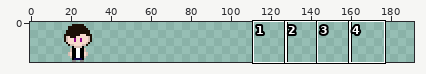
Pixel-art file, stored at beta_sprites/ash.ase. The picture above shows the old version from afar; the outline marks the close-up.
Close-up. Earlier state:
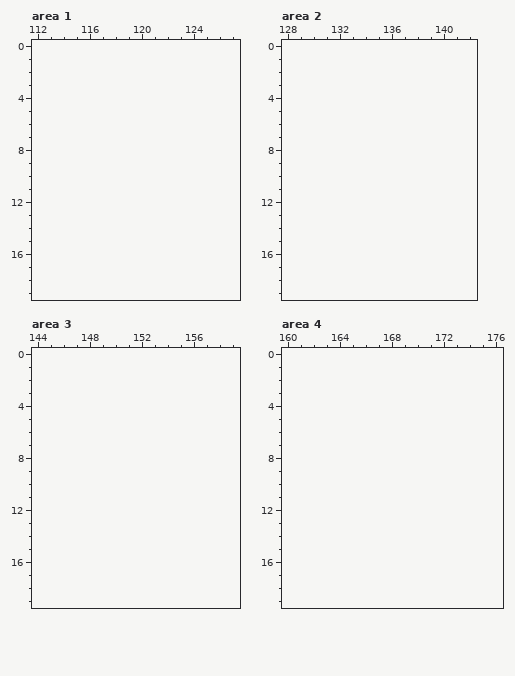
16x20 pixels, 1 frame. Shown: area 1: x 112..127, y 0..19; area 2: x 128..142, y 0..19; area 3: x 144..159, y 0..19; area 4: x 160..176, y 0..19. The old version is drawn lined up with the new one, on the new canvas. The commit also changed other parts of the picture, which this record leaves out.
The result:
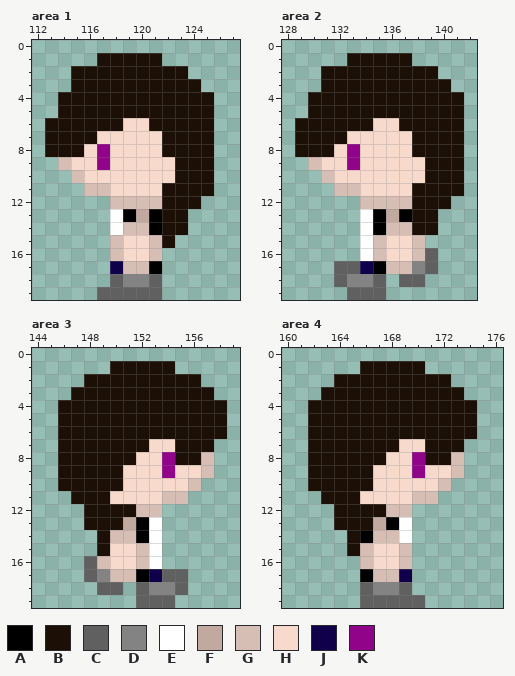
Palette (. is transparent): A #000000  B #1c0f06  C #606060  D #838383  E #ffffff  F #c1a99f  G #d6beb4  H #f8dacd  J #10004c  K #910389
The edit:
canvas 16x20 -> 192x20, the old top-left corner now at 16,0
Changed rows in their new state; - is an unchanged pixel.
Area 1:
first column x 113:
 1 ----BBBBB----
 2 --BBBBBBBBB--
 3 --BBBBBBBBBB-
 4 -BBBBBBBBBBBB
 5 -BBBBBBBBBBBB
 6 BBBBBBHHBBBBB
 7 BBBBHHHHHBBBB
 8 BBBHKHHHHBBBB
 9 -GHHKHHHHHBBB
10 --GHHHHHHHBBB
11 ---GGHHHHBBBB
12 -----GGGGBBB-
13 -----EAFABB--
14 -----EGGABB--
15 -----GHHGB---
16 -----GHHG----
17 -----JGGA----
18 -----CDDC----
19 ----CCCCC----
Area 2:
first column x 129:
 1 ----BBBBB----
 2 --BBBBBBBBB--
 3 --BBBBBBBBBB-
 4 -BBBBBBBBBBBB
 5 -BBBBBBBBBBBB
 6 BBBBBBHHBBBBB
 7 BBBBHHHHHBBBB
 8 BBBHKHHHHBBBB
 9 -GHHKHHHHHBBB
10 --GHHHHHHHBBB
11 ---GGHHHHBBBB
12 -----GGGGBBB-
13 -----EAFABB--
14 -----EAGGBB--
15 -----EGHHG---
16 -----EGHHGC--
17 ---CCJAGGDC--
18 ---CDDC-CC---
19 ----CCC------
Area 3:
first column x 146:
 1 ----BBBBB----
 2 --BBBBBBBBB--
 3 -BBBBBBBBBBB-
 4 BBBBBBBBBBBBB
 5 BBBBBBBBBBBBB
 6 BBBBBBBBBBBBB
 7 BBBBBBBHHBBB-
 8 BBBBBBHHKBBG-
 9 BBBBBHHHKHHG-
10 BBBBBHHHHHG--
11 -BBBHHHHGG---
12 --BBBBGG-----
13 --BBBFAE-----
14 ---BGGAE-----
15 ---BHHGE-----
16 --CGHHGE-----
17 --CDGGAJCC---
18 ---CC-CDDC---
19 ------CCC----
Area 4:
first column x 162:
 1 ----BBBBB----
 2 --BBBBBBBBB--
 3 -BBBBBBBBBBB-
 4 BBBBBBBBBBBBB
 5 BBBBBBBBBBBBB
 6 BBBBBBBBBBBBB
 7 BBBBBBBHHBBB-
 8 BBBBBBHHKBBG-
 9 BBBBBHHHKHHG-
10 BBBBBHHHHHG--
11 -BBBHHHHGG---
12 --BBBBGG-----
13 --BBBFAE-----
14 ---BAGGE-----
15 ---BGHHG-----
16 ----GHHG-----
17 ----AGGJ-----
18 ----CDDC-----
19 ----CCCCC----
